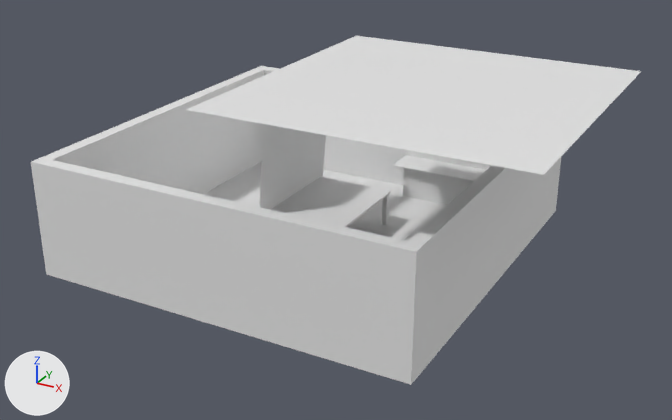
Before and after pictures for a commit that changed the Blender file 04-Shots/mb-shot10.blend.
Both versions are drawn from a 50 mm camera at (45.3, -79.6, 43.3) aimed at (3.7, -4.1, 5.5). The lights are fixed; the arrows at lower left show +X, +Y and +Z. Materials are left out; every surface is plain grey.

Before the edit, the objects in view are built like this:
```python
me_plane = bpy.data.meshes.new('Plane')
me_plane.from_pydata([(-1.0, -1.0, 0.0), (1.0, -1.0, 0.0), (-1.0, 1.0, 0.0), (1.0, 1.0, 0.0)], [], [(0, 1, 3, 2)])
me_plane.materials.append(mat_material_001)
me_plane_008 = bpy.data.meshes.new('Plane.008')
me_plane_008.from_pydata(...)  # 16 vertices, 13 faces; spans x -1.0..1.0, y -1.0..1.0, z 0.0..0.6
me_plane_008.materials.append(mat_material_019)
ob_plane = bpy.data.objects.new('Plane', me_plane)
ob_plane.location = (14.6, -7.16, 20.43)
ob_plane.scale = (14.9, 14.9, 14.9)
ob_plane_008 = bpy.data.objects.new('Plane.008', me_plane_008)
ob_plane_008.location = (0.0, -1.003, 0.0)
ob_plane_008.scale = (20.0, 20.0, 20.0)
ob_szene1_000 = bpy.data.objects.new('szene1.000', None)
ob_szene1_000.location = (0.0, 0.0, 0.0)
ob_szene1_000.show_instancer_for_render = False
ob_szene1_000.instance_type = 'COLLECTION'
ob_szene1_000.instance_collection = col_szene1_001
```
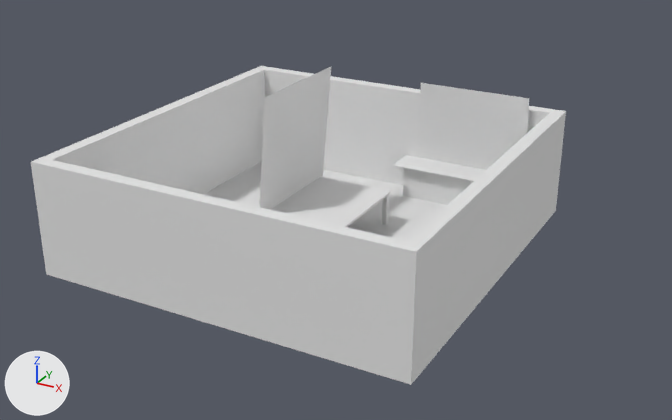
What changed in the scene script:
```text
Change me_plane:
    used by ob_plane; location = (14.6, -7.16, 20.43); scale = (14.9, 14.9, 14.9)
    remove me_plane.from_pydata(...)  # 4 vertices, 1 face; spans x -1.0..1.0, y -1.0..1.0, z 0.0
    add me_plane.from_pydata(...)  # 16 vertices, 13 faces; spans x -1.0..1.0, y -1.0..1.0, z 0.0..0.6
    me_plane part 1
    1 face is deleted
    12 vertices are added at x -1.0..1.0, y -1.0..1.0, z 0.0..0.6
    13 new faces join them
Change col_szene1_001:
    remove col_szene1_001.objects.link(ob_plane_008)
    add col_szene1_001.objects.link(ob_plane)
Change ob_plane:
    ob_plane.location: (14.6, -7.16, 20.43) -> (0.0, -1.0, 0.0)
    ob_plane.scale: (14.9, 14.9, 14.9) -> (20.0, 20.0, 20.0)
Remove ob_plane_008:
    ob_plane_008 = bpy.data.objects.new('Plane.008', me_plane_008)
    ob_plane_008.location = (0.0, -1.003, 0.0)
    ob_plane_008.scale = (20.0, 20.0, 20.0)
```

Where the change shows, as pixel boxes (x1, y1, x2, y2) in the pictures (672 x 420 px):
'szene1.000', moved, rescaled, surface changed (grey to white): before (31, 66, 561, 385); after (31, 66, 566, 385)
'Plane', no longer drawn: before (186, 36, 641, 175)
part 1 of me_plane, built on: before (186, 36, 641, 175); after (185, 68, 566, 253)
